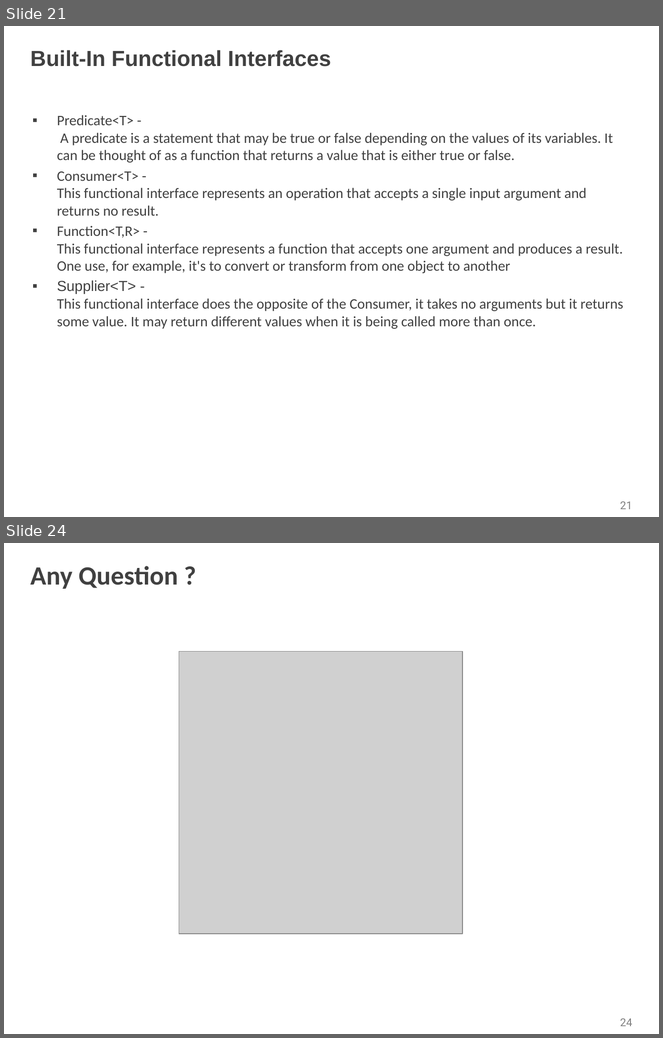
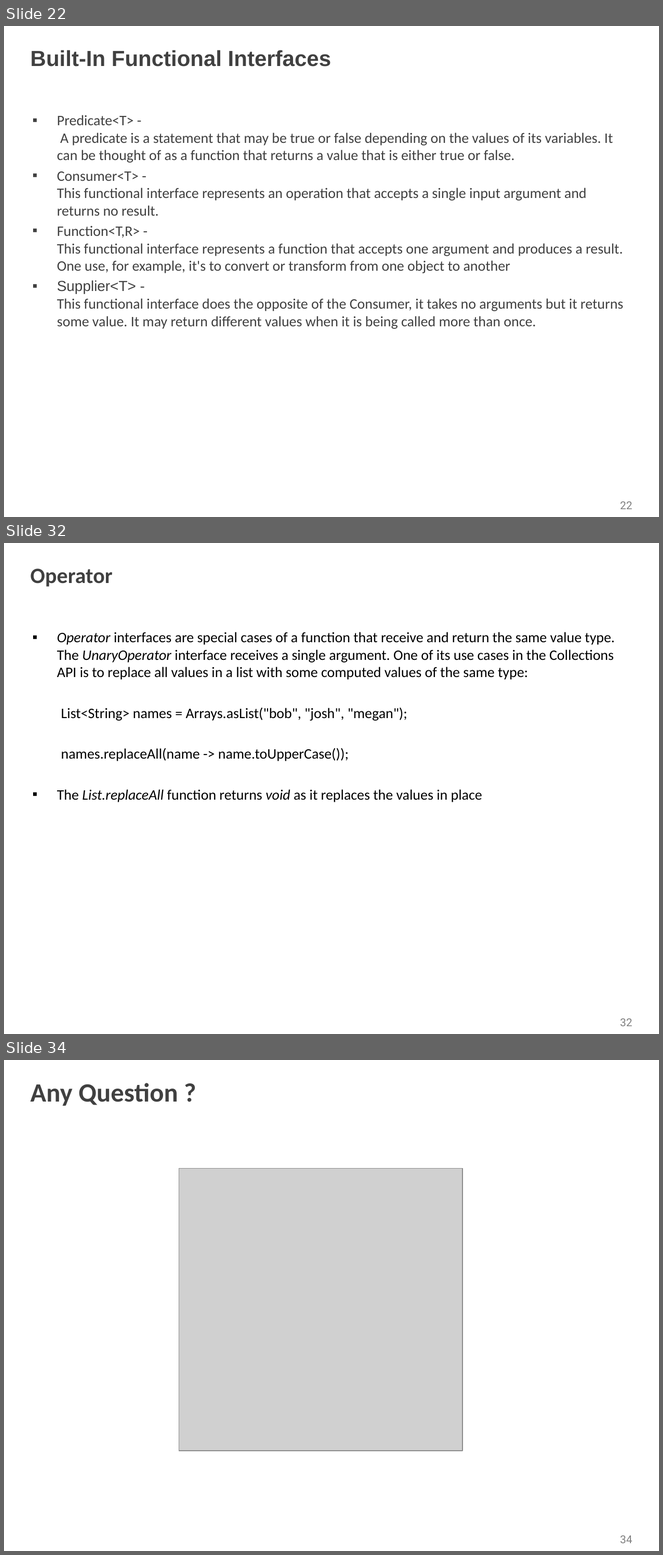
Before and after one commit to shalini06mittal/NCPIWS, a slide deck: ppt/Interfaces.pptx. Shown one above the other, each under a label of ours: slides 21 and 24 before the commit, slides 22, 32 and 34 after it; the slides between them are not shown. The pictures are 663x1038 and 663x1555 pixels, drawn with LibreOffice and Linux fonts; fonts in the diff are those of the drawing; grey boxes stand for pictures; background and template pictures are left out. Boxes give left, top, right and bottom in pixels: in the first picture for what was removed or moved away, otherwise in the second. Text is boxed around its words. In the diff, an @@ line names an element or a change of style, - is before the commit and + after.

Commit message:
interfaces

```diff
--- a/ppt/Interfaces.pptx
+++ b/ppt/Interfaces.pptx
@@ slide 32 added at bbox=[4, 543, 659, 1034], background picture (left out); not listed: 1 template element that a slide beside it also shows @@
@@ title added at bbox=[31, 568, 113, 587], 24 pt, text #404040, bold @@
+Operator
@@ text added at bbox=[57, 632, 615, 802], 16 pt, text #000000 @@
+▪ Operator interfaces are special cases of a function that receive and return the same value type. The UnaryOperator interface receives a single argument. One of its use cases in the Collections API is to replace all values in a list with some computed values of the same type:
+  List<String> names = Arrays.asList("bob", "josh", "megan");
+  names.replaceAll(name -> name.toUpperCase());
+▪ The List.replaceAll function returns void as it replaces the values in place
@@ what was slide 21 is now slide 22 @@
@@ page number at bbox=[620, 502, 633, 510]: text changed @@
-21
+22
@@ what was slide 24 is now slide 34 @@
@@ page number at bbox=[620, 1536, 633, 1544]: text changed @@
-24
+34
```
Also in this commit, not shown: 2 slides changed, 9 other slides added, 4 other files.
